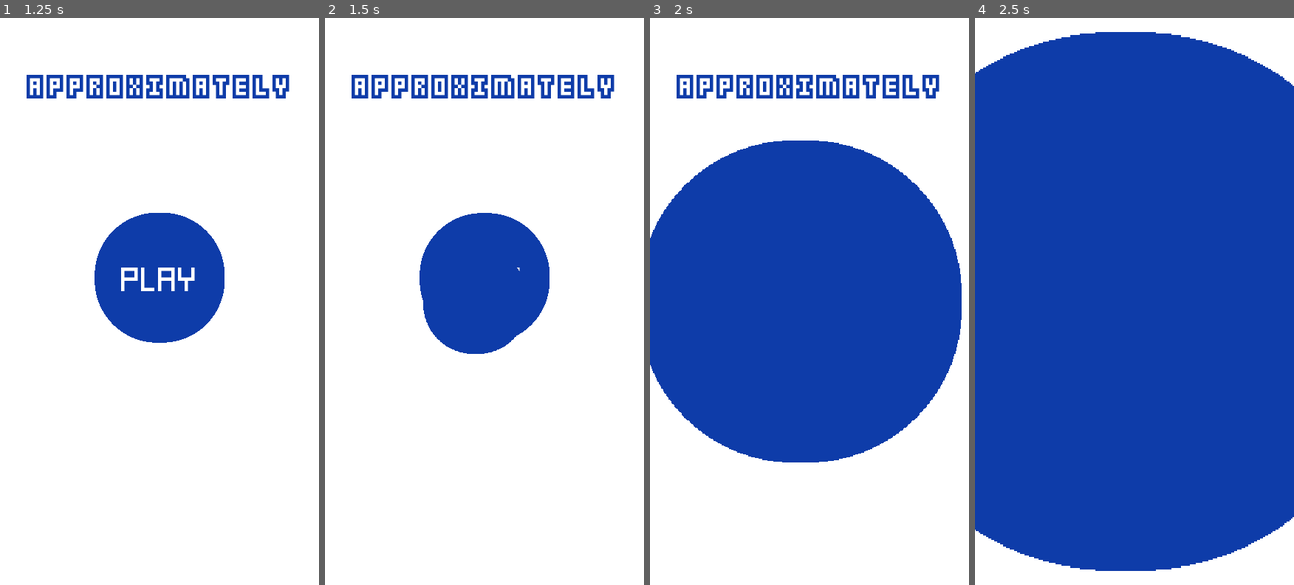
Above: before the commit, frames 1-4 (left to right).
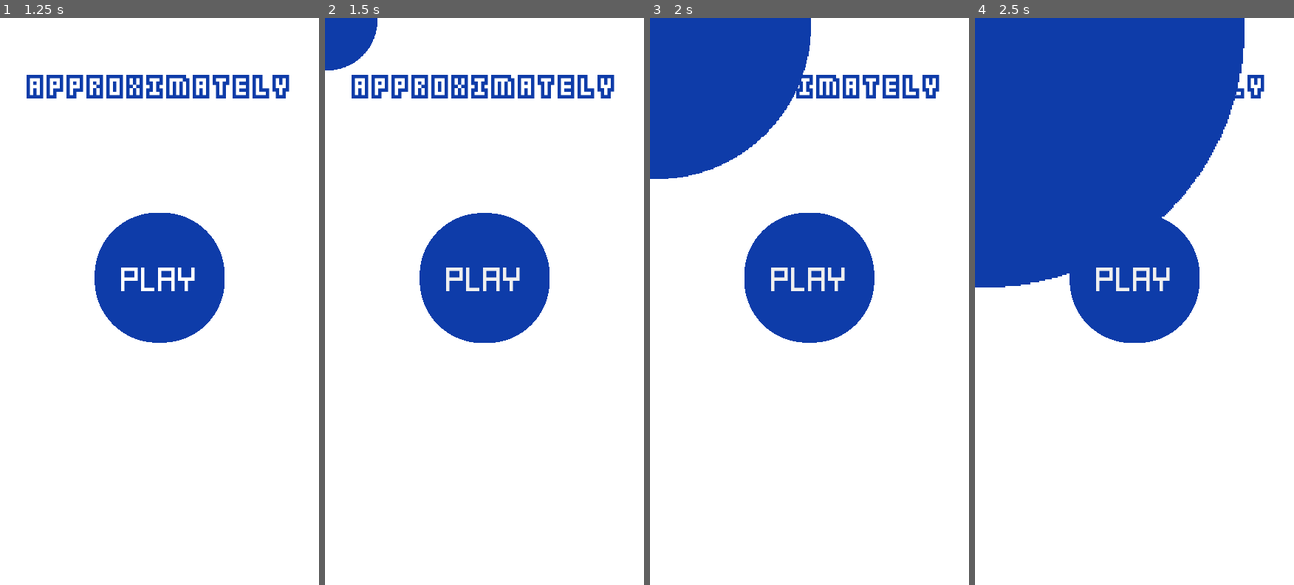
Above: after the commit, the same moments.

Repository: msanatan/Approximately
Game: Godot game, scene res://Scenes/MainMenu.tscn
Same seed, same stepped clock (60 frames per second), same inputs: the game is played once before the commit and once after it.
Inputs:
- Up to frame 1 (1.25 s): click "Play" at 0.5 s
- Up to frame 2 (1.5 s): click "Play" at 1.25 s
- Up to frame 3 (2 s): no input
- Up to frame 4 (2.5 s): click "Play" at 2 s

Frame 1 is identical in both runs. In frame 2, 2.2% of the frame differs, in the area x 0-62%, y 0-60%; in frame 3, 49%; in frame 4, 59%, in the area x 0-100%, y 0-98%.

Commit message:
Make GameOver Transition a Node2D
We have better control over the placement as a Node2D

Diff:
--- a/Scenes/Game/GameOverTransition.tscn
+++ b/Scenes/Game/GameOverTransition.tscn
@@ -58,12 +58,11 @@
 "values": [ Vector2( 0.1, 0.1 ), Vector2( 2.6, 2.6 ) ]
 }
 
-[node name="GameOverTransition" type="Node"]
+[node name="GameOverTransition" type="Node2D"]
 script = ExtResource( 2 )
 
 [node name="TransitionCircle" type="Sprite" parent="."]
 visible = false
-position = Vector2( 204, 384 )
 scale = Vector2( 0.1, 0.1 )
 texture = ExtResource( 1 )
 
--- a/Scripts/Game/GameOverTransition.gd
+++ b/Scripts/Game/GameOverTransition.gd
@@ -1,4 +1,4 @@
-extends Node
+extends Node2D
 
 signal transition_finished
 
